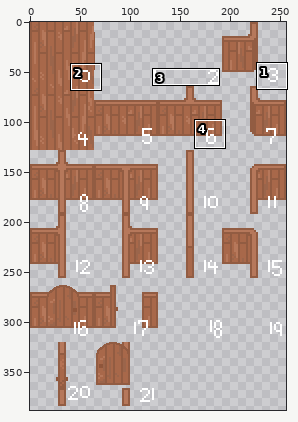
Sprite sheet -- src/images/structure.png. Above: a wide view before the commit, with the close-up outlined.
Close-up. Old version:
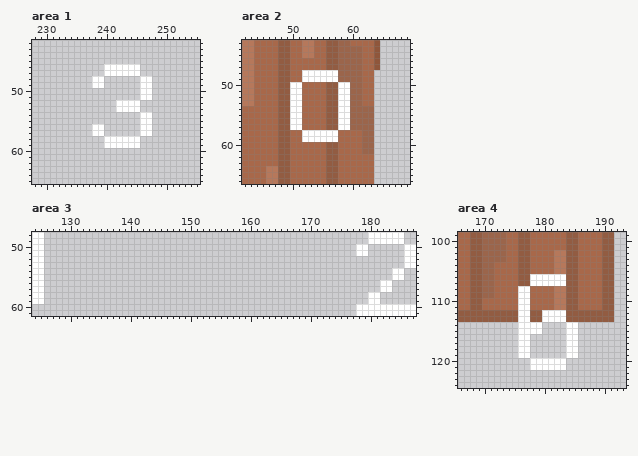
The file is 256x512 pixels. Colours within 5 levels of each other are drawn and written as one. Shown: area 1: x 228..255, y 42..65; area 2: x 42..69, y 43..66; area 3: x 124..187, y 48..61; area 4: x 166..193, y 99..124. The wide view leaves out empty margins. The commit also changed other parts of the picture, which this record leaves out.
And afterwards:
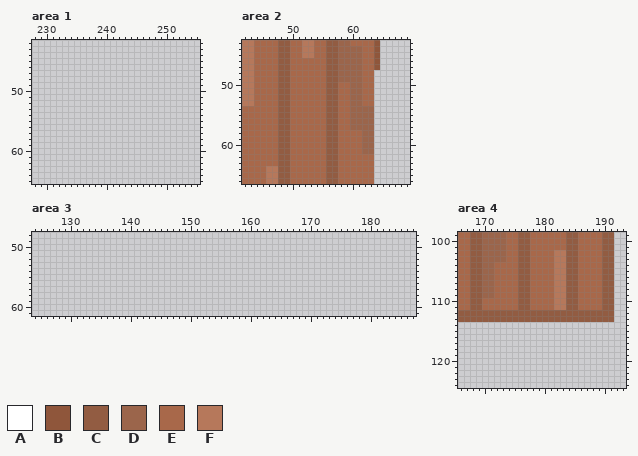
Palette (. is transparent): A #ffffff  B #8f563b  C #925c42  D #9b654b  E #a8684a  F #b6785b
The edit:
Changed rows in their new state; - is an unchanged pixel.
Area 1:
first column x 238:
46 --......--
47 --......--
48 ..------..
49 ..------..
50 --------..
51 --------..
52 ----....--
53 ----....--
54 --------..
55 --------..
56 ..------..
57 ..------..
58 --......--
59 --......--
Area 2:
first column x 50:
48 --EEEECC--
49 --EEEECC--
50 EE------EE
51 EE------EE
52 EE------EE
53 EE------EE
54 EE------EE
55 EE------EE
56 EE------EE
57 EE------EE
58 --EEEECC--
59 --EEEECC--
Area 3:
first column x 124:
48 ..------------------------------------------------------......--
49 ..------------------------------------------------------......--
50 ..----------------------------------------------------..------..
51 ..----------------------------------------------------..------..
52 ..------------------------------------------------------------..
53 ..------------------------------------------------------------..
54 ..----------------------------------------------------------..--
55 ..----------------------------------------------------------..--
56 ..--------------------------------------------------------..----
57 ..--------------------------------------------------------..----
58 ..------------------------------------------------------..------
59 ..------------------------------------------------------..------
60 ------------------------------------------------------..........
61 ------------------------------------------------------..........
Area 4:
first column x 176:
106 --EEEEFF--
107 --EEEEFF--
108 CC--------
109 CC--------
110 CC--------
111 CC--------
112 CC--CCCC--
113 CC--CCCC--
114 ....----..
115 ....----..
116 ..------..
117 ..------..
118 ..------..
119 ..------..
120 --......--
121 --......--
Where, in picture pixels (left, top, right, bottom), the same in both close-ups:
erased: (92, 64, 152, 148)
changed: (290, 70, 350, 142)
erased: (32, 232, 44, 304)
erased: (356, 232, 416, 316)
changed: (518, 274, 578, 370)
